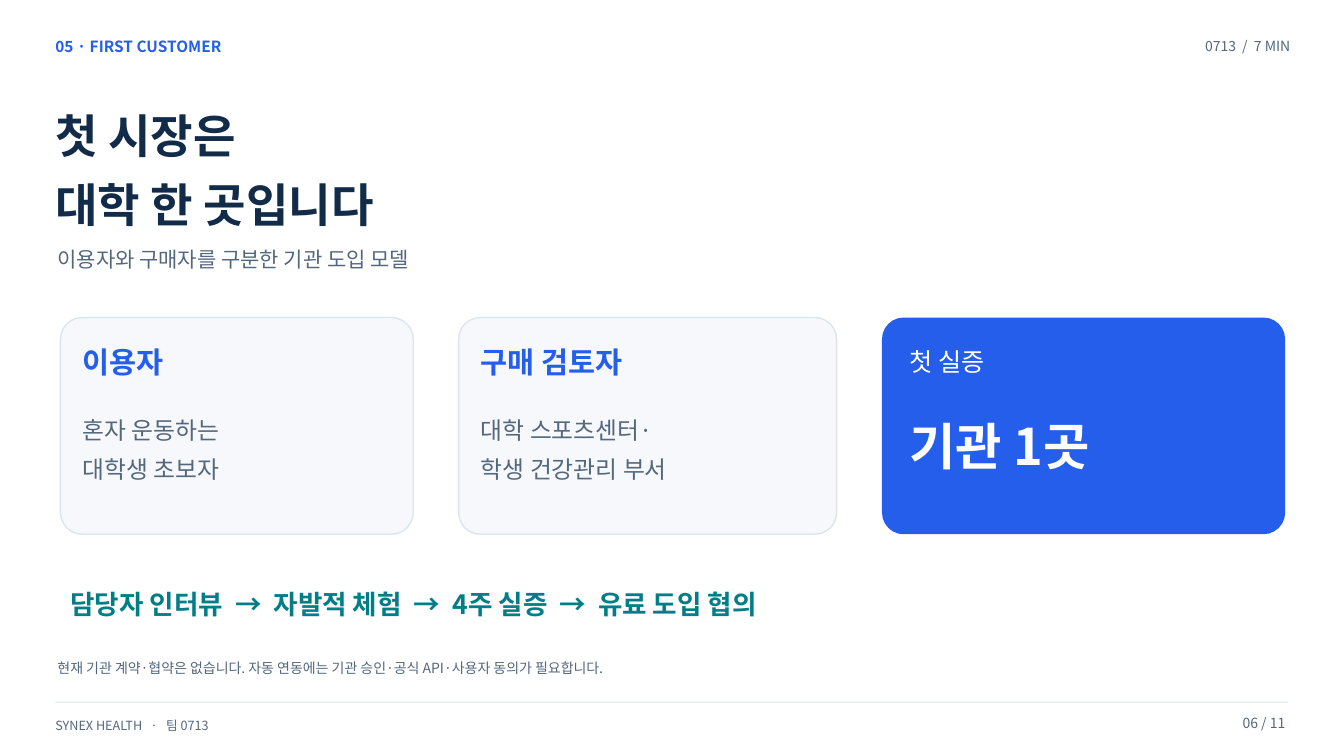
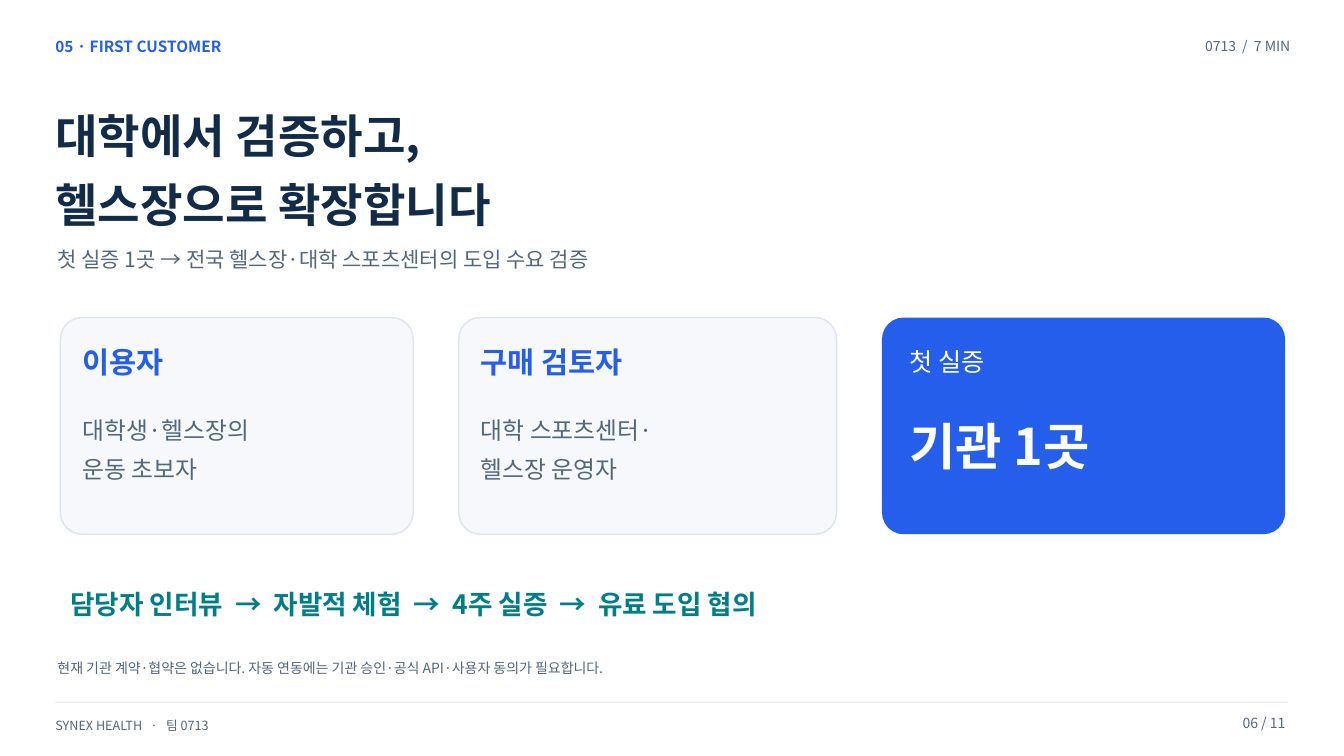
Before and after one commit to hundol047/Synex-Health, a slide deck: slide 6 of docs/pitch-0713/files/Synex_0713_7min.pptx. Drawn at 1344x756 pixels with LibreOffice and Linux fonts; fonts in the diff are those of the drawing. Boxes give left, top, right and bottom in pixels: in the first picture for what was removed or moved away, otherwise in the second. Text is boxed around its words. In the diff, an @@ line names an element or a change of style, - is before the commit and + after.

```diff
--- a/docs/pitch-0713/files/Synex_0713_7min.pptx
+++ b/docs/pitch-0713/files/Synex_0713_7min.pptx
@@ text at <box>55,114,490,226</box>: text changed @@
-첫 시장은
-대학 한 곳입니다
+대학에서 검증하고,
+헬스장으로 확장합니다
@@ text at <box>57,249,589,269</box>: text changed @@
-이용자와 구매자를 구분한 기관 도입 모델
+첫 실증 1곳 → 전국 헬스장·대학 스포츠센터의 도입 수요 검증
@@ text at <box>83,419,250,480</box>: text changed @@
-혼자 운동하는
-대학생 초보자
+대학생·헬스장의
+운동 초보자
@@ text at <box>481,458,618,480</box>: text changed @@
-학생 건강관리 부서
+헬스장 운영자
```
Also in this commit, not shown: 2 other slides changed, 15 other files.
